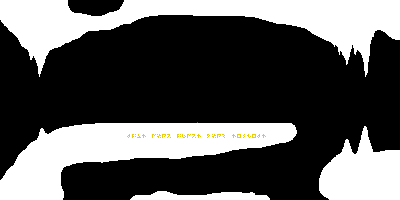
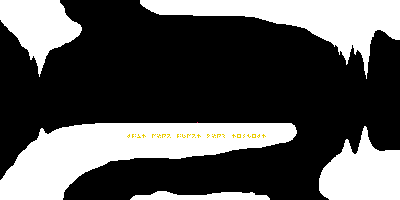
Before/after of a 400×200 layered artwork. What changed in the layer stack:
painted on "excavationsite_machine_1_alt.png copy" over (x1=60, y1=0, x2=380, y2=192)
